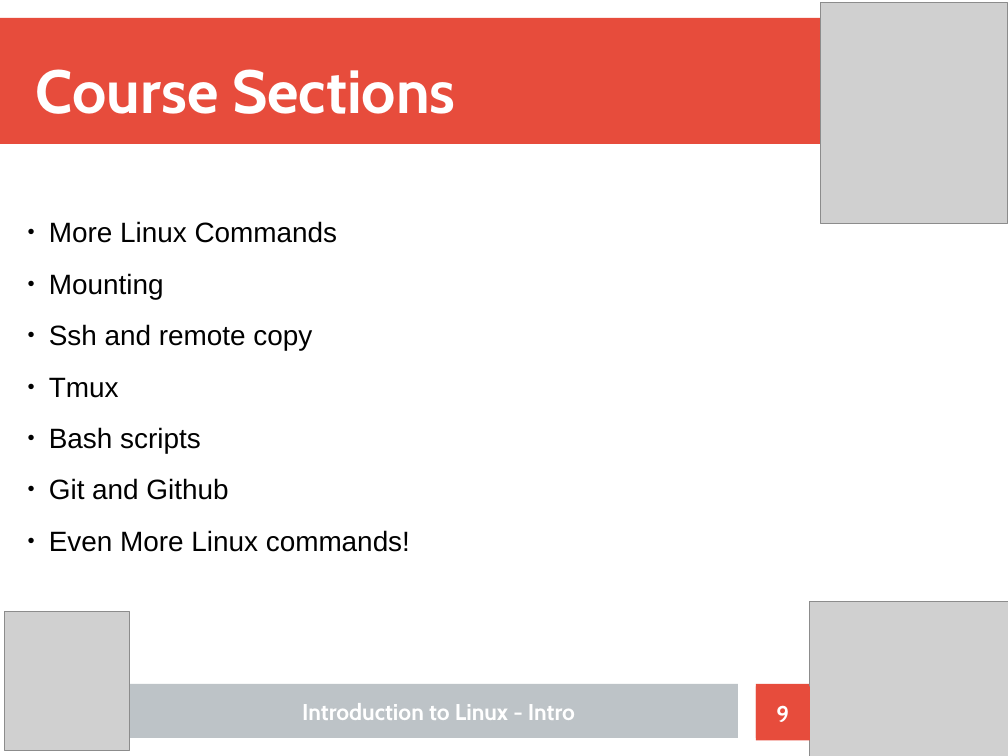
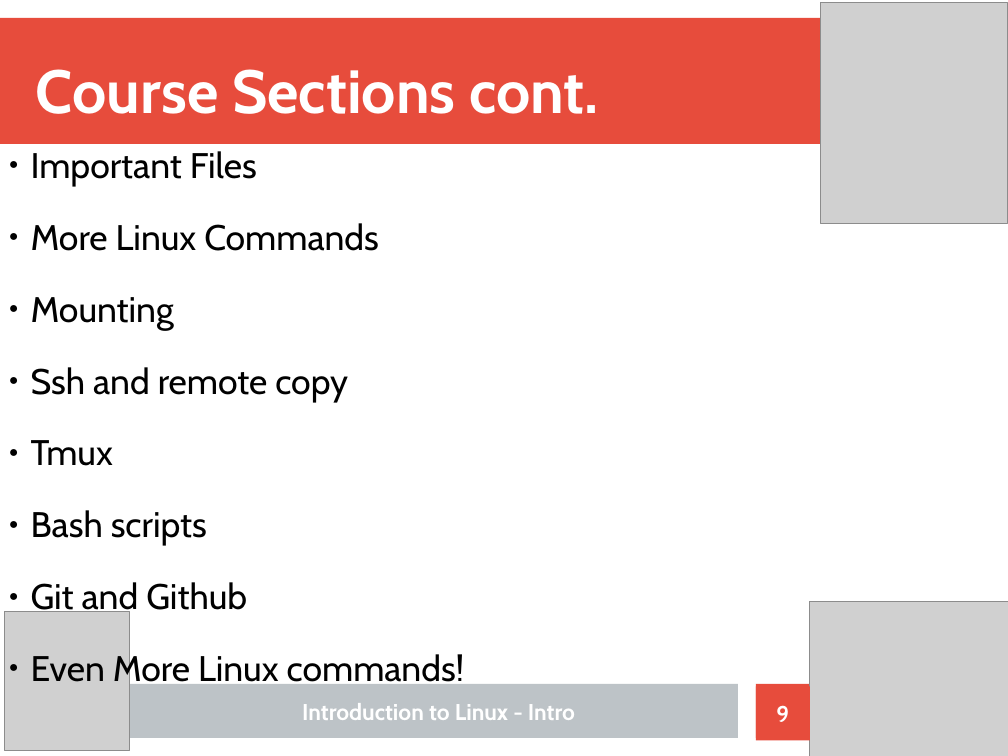
Before and after one commit to Nhlakanipho-Biyela/Intro_To_Linux_Course, a slide deck: slide 9 of Lecture_Slides/Linux_Tutorial_Format.odp. Drawn at 1008x756 pixels with LibreOffice and Linux fonts; fonts in the diff are those of the drawing; grey boxes stand for pictures. Boxes give left, top, right and bottom in pixels: in the first picture for what was removed or moved away, otherwise in the second. Text is boxed around its words. In the diff, an @@ line names an element or a change of style, - is before the commit and + after.

Commit message:
design changes to lecture 1 slides

```diff
--- a/Lecture_Slides/Linux_Tutorial_Format.odp
+++ b/Lecture_Slides/Linux_Tutorial_Format.odp
@@ title at (x1=36, y1=69, x2=599, y2=114): text changed @@
-Course Sections
+Course Sections cont.
@@ text "Important Files" moved from (x1=49, y1=221, x2=410, y2=552) to (x1=31, y1=151, x2=465, y2=689) @@
@@ text at (x1=31, y1=151, x2=257, y2=186): paragraph added @@
+● Important Files
@@ text at (x1=31, y1=223, x2=465, y2=689): size 22 to 28 pt, font Arial to Cabin in "More Linux Commands", "Mounting", "Ssh and remote copy", "Tmux" and 3 more places; more space between paragraphs @@
```
Also in this commit, not shown: 10 other slides changed, 1 other file.
